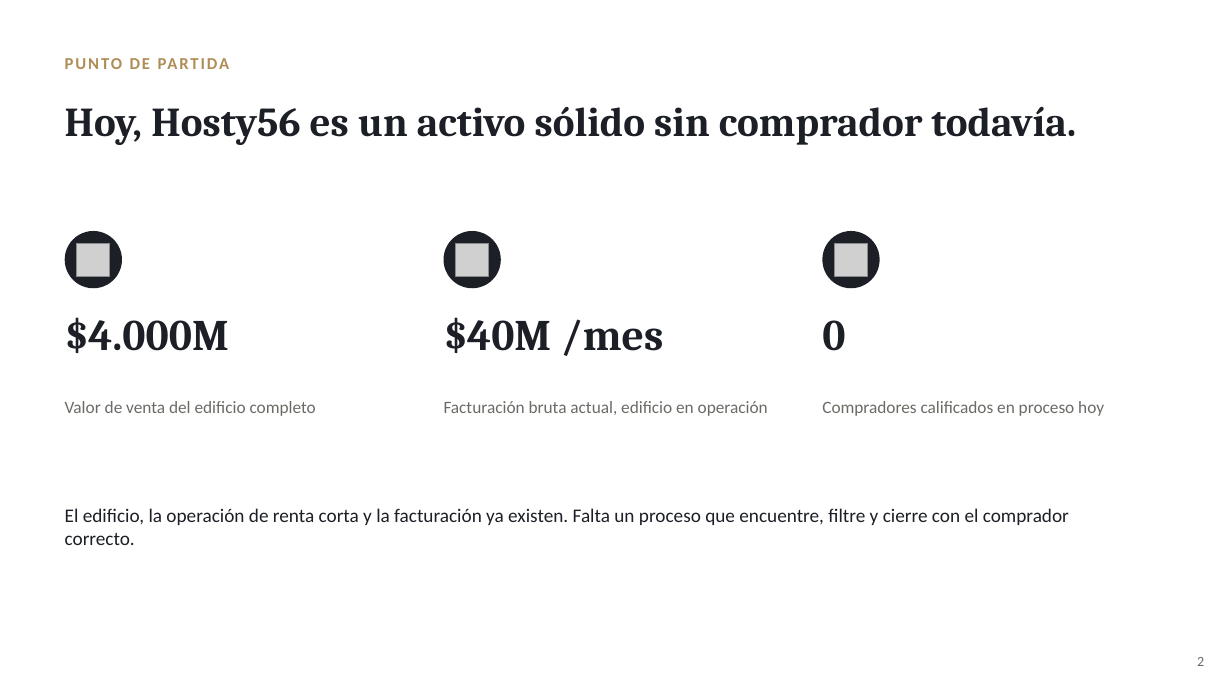
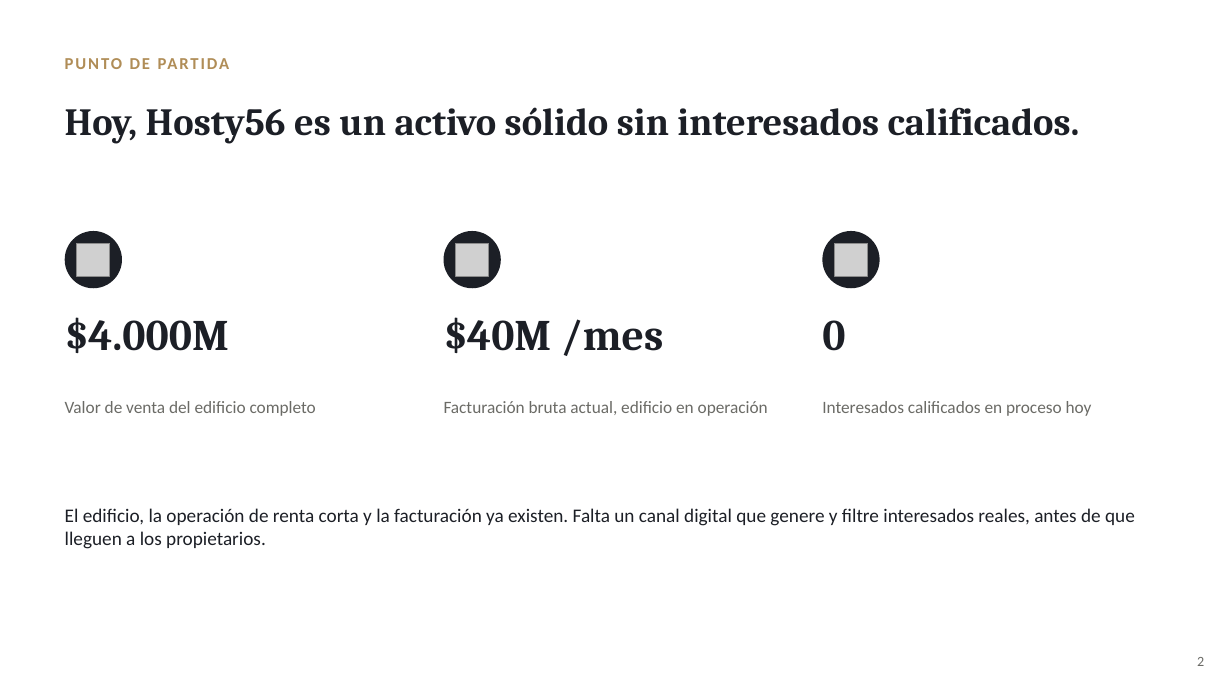
Before and after one commit to rozoerik-eng/Presentaciones-y-varios, a slide deck: slide 2 of Hosty56 - Plan de Venta (Edificio Airbnb Bogota)/Hosty56_Plan_de_Venta.pptx. Drawn at 1232x693 pixels with LibreOffice and Linux fonts; fonts in the diff are those of the drawing; grey boxes stand for pictures. Boxes give left, top, right and bottom in pixels: in the first picture for what was removed or moved away, otherwise in the second. Text is boxed around its words. In the diff, an @@ line names an element or a change of style, - is before the commit and + after.

```diff
--- a/Hosty56 - Plan de Venta (Edificio Airbnb Bogota)/Hosty56_Plan_de_Venta.pptx
+++ b/Hosty56 - Plan de Venta (Edificio Airbnb Bogota)/Hosty56_Plan_de_Venta.pptx
@@ text at bbox=[65, 107, 1080, 144]: text changed; size 32 to 30 pt @@
-Hoy, Hosty56 es un activo sólido sin comprador todavía.
+Hoy, Hosty56 es un activo sólido sin interesados calificados.
@@ text at bbox=[822, 401, 1092, 416]: text changed @@
-Compradores calificados en proceso hoy
+Interesados calificados en proceso hoy
@@ text at bbox=[65, 508, 1135, 549]: text changed @@
-El edificio, la operación de renta corta y la facturación ya existen. Falta un proceso que encuentre, filtre y cierre con el comprador correcto.
+El edificio, la operación de renta corta y la facturación ya existen. Falta un canal digital que genere y filtre interesados reales, antes de que lleguen a los propietarios.
```
Also in this commit, not shown: 12 other slides changed, 2 slides added, 2 slides removed, 1 other file.
